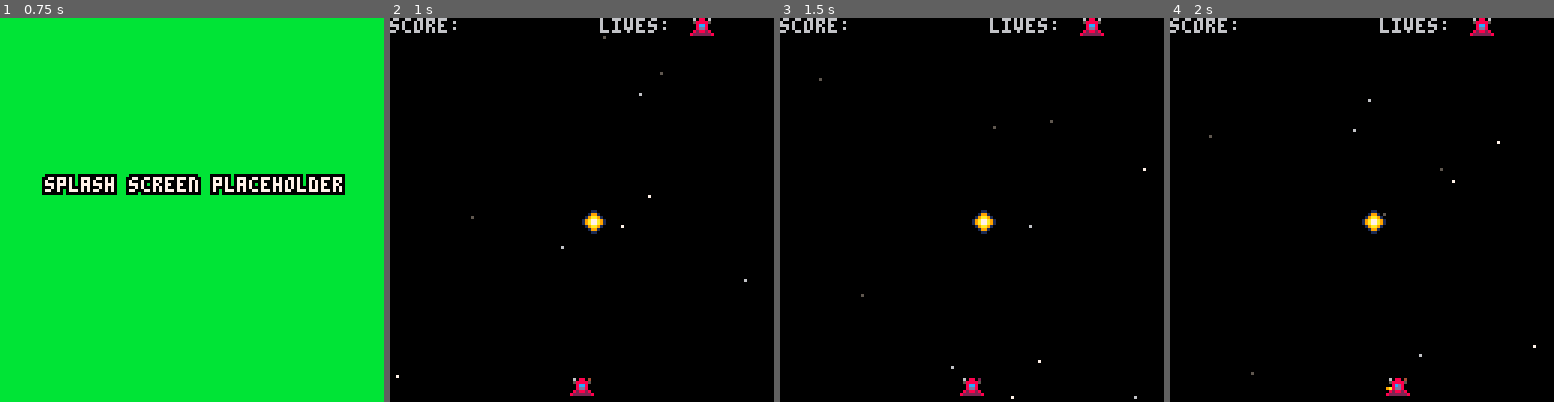
Above: before the commit, frames 1-4 (left to right).
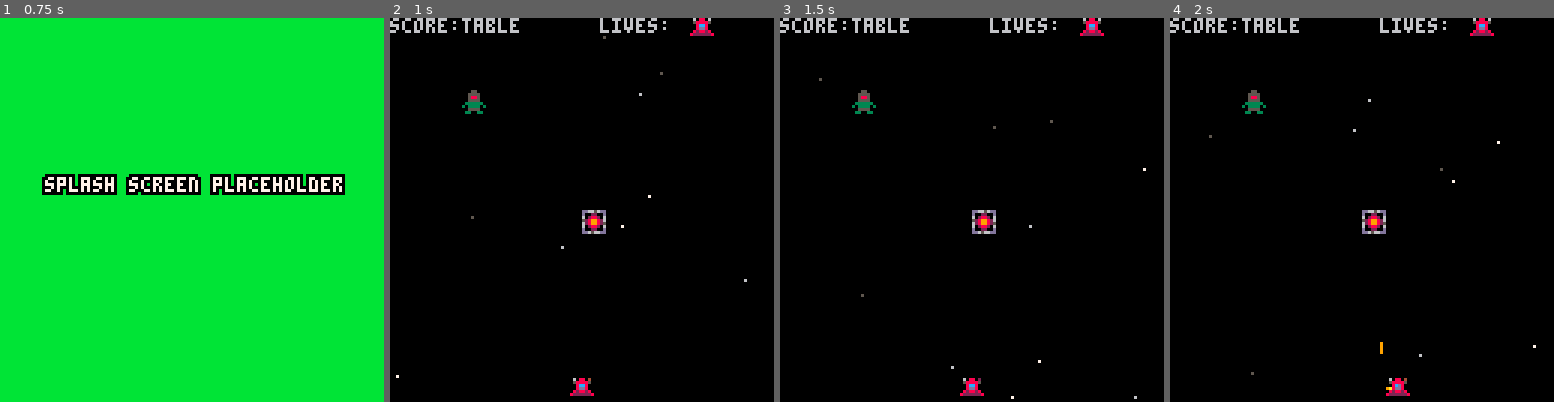
Above: after the commit, the same moments.

Repository: ltpitt/lua-pico-8-invaders
Game: PICO-8 cartridge pico-8-invaders.p8
Same seed, same stepped clock (60 frames per second), same inputs: the game is played once before the commit and once after it.
Inputs:
- Up to frame 1 (0.75 s): tap X (X key) at 0.33 s; tap O (Z key) at 0.7 s
- Up to frame 2 (1 s): no input
- Up to frame 3 (1.5 s): tap X (X key) at 1.07 s
- Up to frame 4 (2 s): hold Right from 1.6 s (still down); tap O (Z key) at 1.7 s; tap X (X key) at 1.85 s

Frame 1 is identical in both runs. In frame 2, 0.9% of the frame differs, in the area x 18-57%, y 0-57%; in frame 3, 0.9%; in frame 4, 0.9%, in the area x 18-57%, y 0-88%.

Commit message:
feat: Changed powerups, added a few enemies

Diff:
--- a/pico-8-invaders.p8
+++ b/pico-8-invaders.p8
@@ -16,7 +16,6 @@
 end
 
 function fire()
- startmusic(0)
  if (timer%ship.firerate==0) then
  local b = {
   sprite=0,
@@ -38,10 +37,10 @@
 end
 
 function animate_ship(animation)
- if animation=="down" then
+ if animation=="up" then
   first_frame=2
   second_frame=3
- elseif animation=="up" then
+ elseif animation=="down" then
   first_frame=4
   second_frame=5
  elseif animation=="right" then
@@ -94,61 +93,20 @@
 end
 
 function entity:collide(other_entity)
- return other_entity.x < self.x + self.w and self.x < other_entity.x + other_entity.w
-        and other_entity.y < self.y + self.h and self.y < other_entity.y + other_entity.h
-end
-
- --ship={}
- --ship.x=60
- --ship.y=60
- --ship.firerate=5
- --ship.upgrade=0
- --ship.sprite=1
-
+ --entity.x = 64
+ --return other_entity.x < self.x + self.w and self.x < other_entity.x + other_entity.w
+ --and other_entity.y < self.y + self.h and self.y < other_entity.y + other_entity.h
+end
 
 -- add other vars as convenience to this player entity
 -- for example, the sprite number or the lives left ;)
-ship = entity.create(60,120,8,8,123)
-
--- player input
-function handle_input()
- -- left
- if btn(0) then
-     player.x -= 1
-     if player.x < 0 then
-         player.x = 0
-     end
- end
- -- right
- if btn(1) then
-     player.x += 1
-     if player.x > 128 then
-         player.x = 128
-     end
- end
- -- up
- if btn(2) then
-     player.y -= 1
-     if player.y < 0 then
-         player.y = 0
-     end
- end
- -- down
- if btn(3) then
-    player.y += 1
-     if player.y > 128 then
-         player.y = 128
-     end
- end
-
- -- button 1
- if btn(4) then
- end
-
- -- button 2
- if btn(5) then
- end
-end
+ship = entity.create(60,120,8,8)
+ship.firerate=5
+powerup_green = entity.create(64,64,6,6)
+powerup_red = entity.create(64,64,6,6)
+enemy_1 = entity.create(24,24,8,8)
+enemy_1.sprite = 32
+powerup_red.sprite = 16
 
 -- pico8 game funtions
 
@@ -158,12 +116,6 @@
  stars={}
  num_stars=10
  bullets={}
- --ship={}
- --ship.x=60
- --ship.y=60
- --ship.firerate=5
- --ship.upgrade=0
- --ship.sprite=1
  upgrade={}
  upgrade.frame=10
  init_stars()
@@ -215,7 +167,7 @@
 
 function draw_hud()
  -- print score
- print("score:", 0, 0, colors.grey)
+ print("score:" .. type(powerup_red), 0, 0, colors.grey)
  -- print lives
  print("lives:", 70, 0, colors.grey)
  spr(1,100,0)
@@ -227,11 +179,11 @@
 end
 
 function draw_powerups()
- if ship.y > 70 then
-  spr(16,64,64)
+ spr(enemy_1.sprite, enemy_1.x, enemy_1.y)
+ if not ship.collide(powerup_red) then
+  spr(powerup_red.sprite, powerup_red.x, powerup_red.y)
+ else
   ship.firerate=30
- else
-  ship.firerate=5
  end
 end
 
@@ -278,31 +230,57 @@
 end
 
 function update_ship()
- if ship.x > 0 and btn(0) then
-  ship.x-=1
+
+ -- left
+ if btn(0) then
   animate_ship("left")
- end
- if ship.x < 120 and btn(1) then
-  ship.x+=1
+  ship.x -= 1
+  if ship.x < 0 then
+      ship.x = 0
+  end
+ end
+ -- right
+ if btn(1) then
   animate_ship("right")
- end
- if ship.y > 0 and btn(2) then
-  ship.y-=1
+  ship.x += 1
+  if ship.x + ship.w > 128 then
+      ship.x = 128 - ship.w
+  end
+ end
+ -- up
+ if btn(2) then
+  animate_ship("up")
+  ship.y -= 1
+  if ship.y < 10 then
+      ship.y = 10
+  end
+ end
+ -- down
+ if btn(3) then
   animate_ship("down")
- end
- if ship.y < 120 and btn(3) then
-  ship.y+=1
-  animate_ship("up")
- end
+  ship.y += 1
+   if ship.y + ship.h > 128 then
+       ship.y = 128 - ship.h
+   end
+ end
+
+ -- button 1
+ if btn(4) then
+ end
+
+ -- button 2
+ if btn(5) then
+   fire()
+ end
+
+ -- if ship is not moving
  if not btn(0) and
-    not btn(1) and
-    not btn(2) and
-    not btn(3) then
-    animate_ship("stop")
- end
- if btn(5) then
-  fire()
- end
+  not btn(1) and
+  not btn(2) and
+  not btn(3) then
+  animate_ship("stop")
+ end
+
 end
 
 function update_stars()
@@ -425,22 +400,22 @@
 0070070082222228822222288222222882222228822222288222222882222228822222288222222800000000000000000a000000090000000a0000a009000090
 000000000000000000a00a0000a00a0000000000000000000000000000000000000000000000000000000000000000000a000000090000000a0000a009000090
 00000000000000000009009009009000000000000000000000000000000000000000000000000000000000000000000000000000000000000000000000000000
-00011000000110000000000000000000000000000000000000000000000000000000000000000000000000000000000000000000000000000000000000000000
-00199100001331000000000000000000000000000000000000000000000000000000000000000000000000000000000000000000000000000000000000000000
-019aa910013bb3100000000000000000000000000000000000000000000000000000000000000000000000000000000000000000000000000000000000000000
-19a77a9113b77b310000000000000000000000000000000000000000000000000000000000000000000000000000000000000000000000000000000000000000
-19a77a9113b77b310000000000000000000000000000000000000000000000000000000000000000000000000000000000000000000000000000000000000000
-019aa910013bb3100000000000000000000000000000000000000000000000000000000000000000000000000000000000000000000000000000000000000000
-00199100001331000000000000000000000000000000000000000000000000000000000000000000000000000000000000000000000000000000000000000000
-00011000000110000000000000000000000000000000000000000000000000000000000000000000000000000000000000000000000000000000000000000000
-00000000000000000000000000000000000000000000000000000000000000000000000000000000000000000000000000000000000000000000000000000000
-00000000000000000000000000000000000000000000000000000000000000000000000000000000000000000000000000000000000000000000000000000000
-00000000000000000000000000000000000000000000000000000000000000000000000000000000000000000000000000000000000000000000000000000000
-00000000000000000000000000000000000000000000000000000000000000000000000000000000000000000000000000000000000000000000000000000000
-00000000000000000000000000000000000000000000000000000000000000000000000000000000000000000000000000000000000000000000000000000000
-00000000000000000000000000000000000000000000000000000000000000000000000000000000000000000000000000000000000000000000000000000000
-00000000000000000000000000000000000000000000000000000000000000000000000000000000000000000000000000000000000000000000000000000000
-00000000000000000000000000000000000000000000000000000000000000000000000000000000000000000000000000000000000000000000000000000000
+dd6656dddd6656dd0000000000000000000000000000000000000000000000000000000000000000000000000000000000000000000000000000000000000000
+d002200dd003300d0d6656d00d6656d0000000000000000000000000000000000000000000000000000000000000000000000000000000000000000000000000
+60288206603bb3060608806006033060000000000000000000000000000000000000000000000000000000000000000000000000000000000000000000000000
+5289982653baab36058a9860053ab360000000000000000000000000000000000000000000000000000000000000000000000000000000000000000000000000
+6289982563baab3506899850063bb350000000000000000000000000000000000000000000000000000000000000000000000000000000000000000000000000
+60288206603bb3060608806006033060000000000000000000000000000000000000000000000000000000000000000000000000000000000000000000000000
+d002200dd003300d0d6566d00d6566d0000000000000000000000000000000000000000000000000000000000000000000000000000000000000000000000000
+dd6566dddd6566dd0000000000000000000000000000000000000000000000000000000000000000000000000000000000000000000000000000000000000000
+00055000000550000005500000055000000000000000000000000000000000000000000000000000000000000000000000000000000000000000000000000000
+00555500005555000055550000555500000000000000000000000000000000000000000000000000000000000000000000000000000000000000000000000000
+00588500005ff50000599500005bb500000000000000000000000000000000000000000000000000000000000000000000000000000000000000000000000000
+00555500005555000055550000555500000000000000000000000000000000000000000000000000000000000000000000000000000000000000000000000000
+033333300aaaaaa00cccccc008888880000000000000000000000000000000000000000000000000000000000000000000000000000000000000000000000000
+30333303a0aaaa0ac0cccc0c80888808000000000000000000000000000000000000000000000000000000000000000000000000000000000000000000000000
+00555500005555000055550000555500000000000000000000000000000000000000000000000000000000000000000000000000000000000000000000000000
+033003300aa00aa00cc00cc008800880000000000000000000000000000000000000000000000000000000000000000000000000000000000000000000000000
 00000000000000000000000000000000000000000000000000000000000000000000000000000000000000000000000000000000000000000000000000000000
 00000000000000000000000000000000000000000000000000000000000000000000000000000000000000000000000000000000000000000000000000000000
 00000000000000000000000000000000000000000000000000000000000000000000000000000000000000000000000000000000000000000000000000000000
Not shown, changed: index.js
